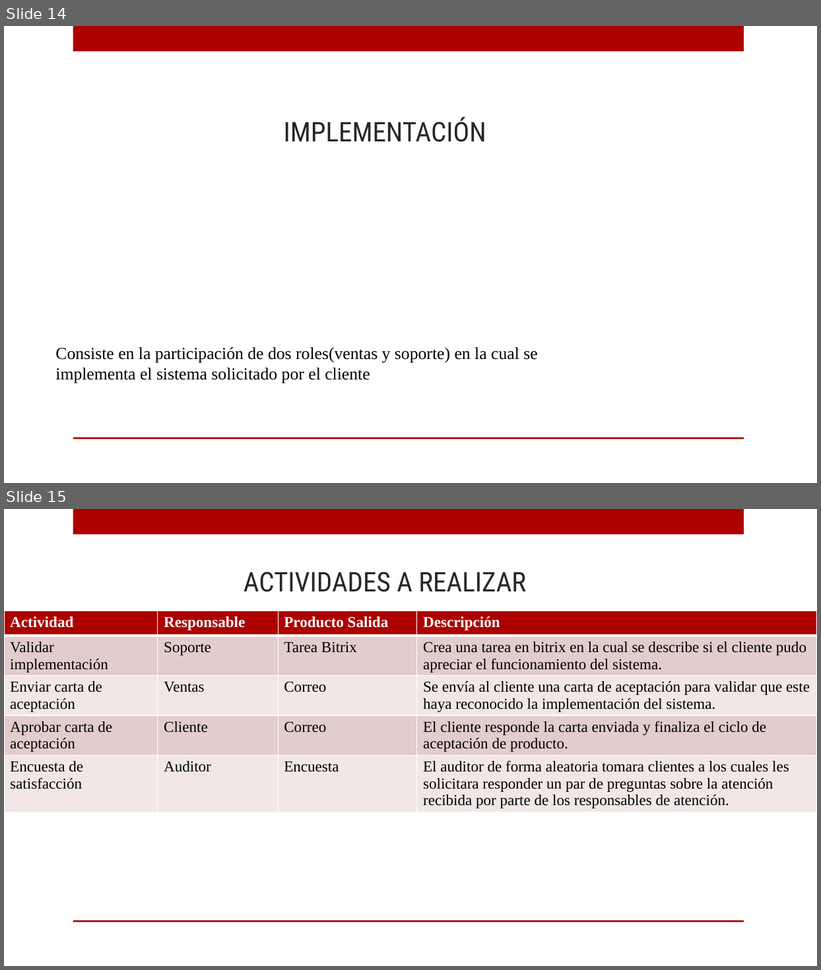
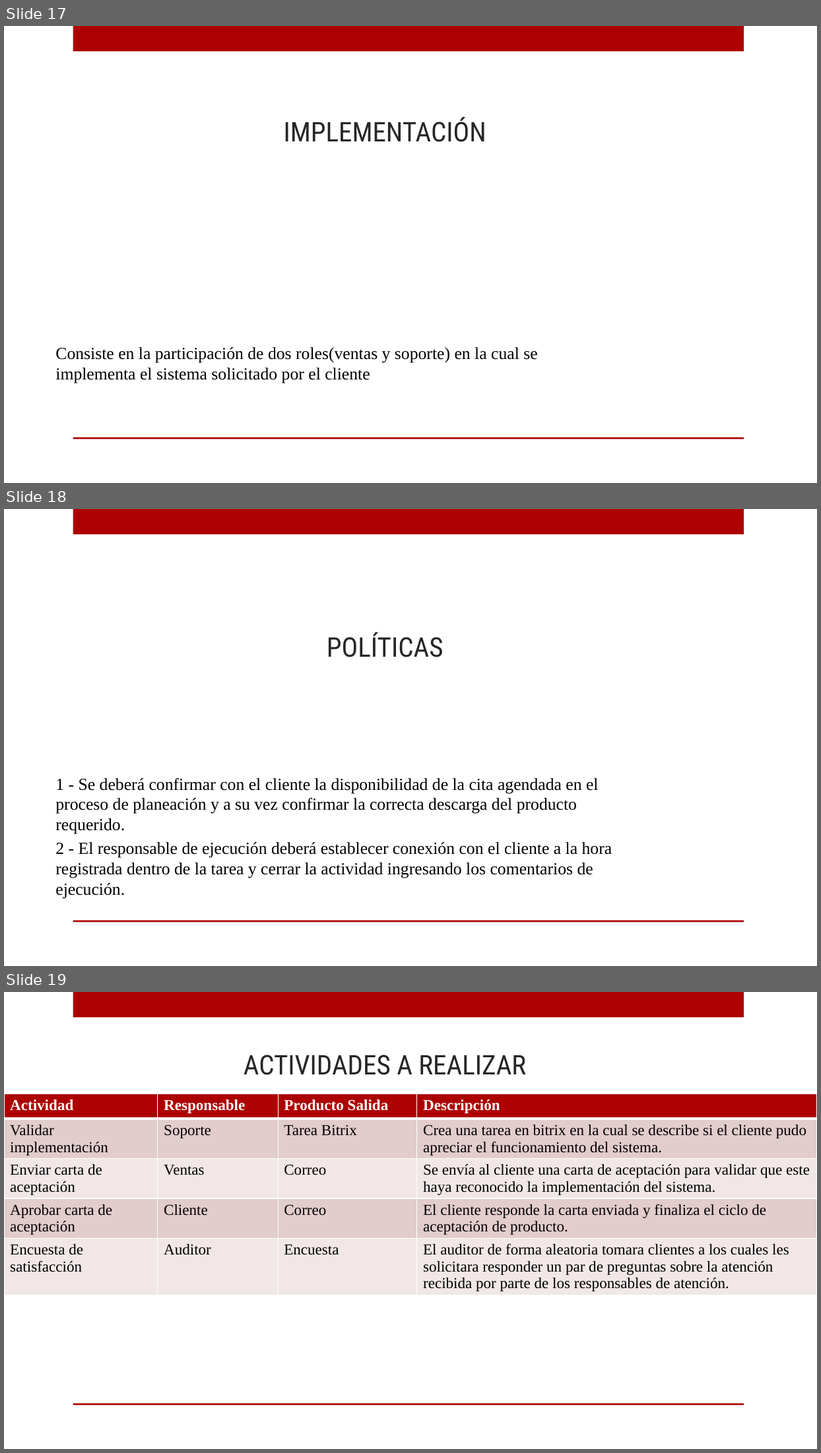
Before and after one commit to ricardo-novelasos/SOSQTP, a slide deck: capacitacion.pptx. Shown one above the other, each under a label of ours: slides 14 and 15 before the commit, slides 17, 18 and 19 after it. The pictures are 821x970 and 821x1453 pixels, drawn with LibreOffice and Linux fonts; fonts in the diff are those of the drawing; background and template pictures are left out. Boxes give left, top, right and bottom in pixels: in the first picture for what was removed or moved away, otherwise in the second. Text is boxed around its words. In the diff, an @@ line names an element or a change of style, - is before the commit and + after.

Commit message:
Capacitacion de procesos

```diff
--- a/capacitacion.pptx
+++ b/capacitacion.pptx
@@ slide 18 added at <box>4,509,817,966</box>, background picture (left out); not listed: 2 template elements that a slide beside it also shows @@
@@ title added at <box>327,632,444,657</box>, 32 pt, text #262626 @@
+POLÍTICAS
@@ text added at <box>55,778,613,898</box>, 20 pt, text #000000 @@
+1 - Se deberá confirmar con el cliente la disponibilidad de la cita agendada en el proceso de planeación y a su vez confirmar la correcta descarga del producto requerido.
+2 - El responsable de ejecución deberá establecer conexión con el cliente a la hora registrada dentro de la tarea y cerrar la actividad ingresando los comentarios de ejecución.
@@ what was slide 14 is now slide 17 @@
@@ what was slide 15 is now slide 19 @@
```
Also in this commit, not shown: 1 slide changed, 8 other slides added.
